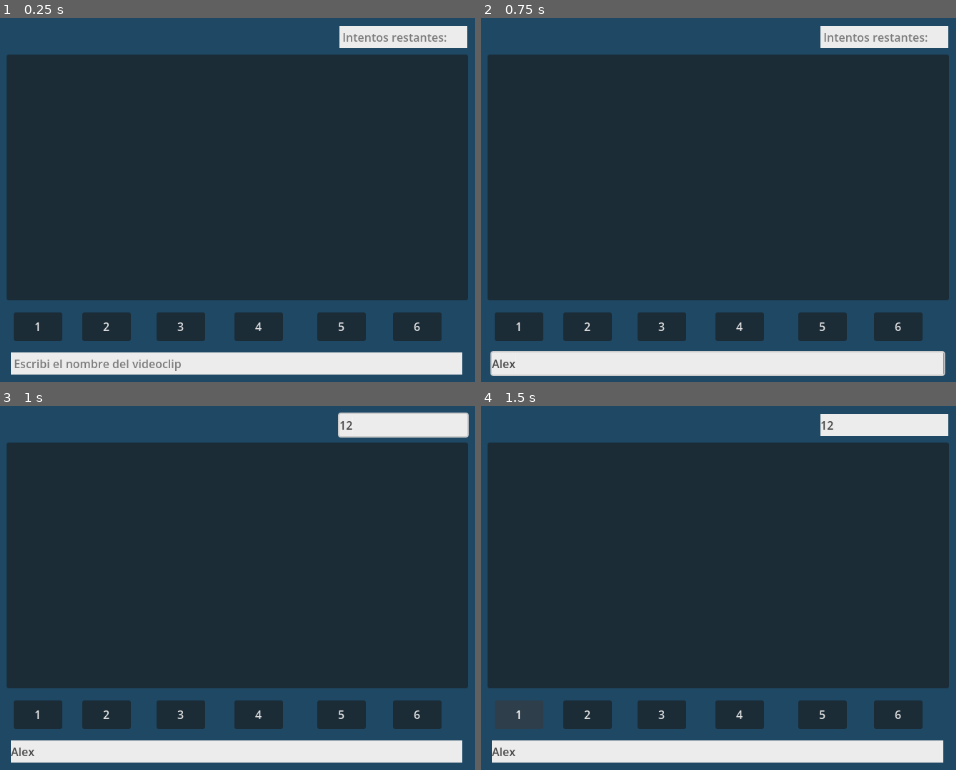
Above: before the commit, frames 1-4 (two rows, left to right).
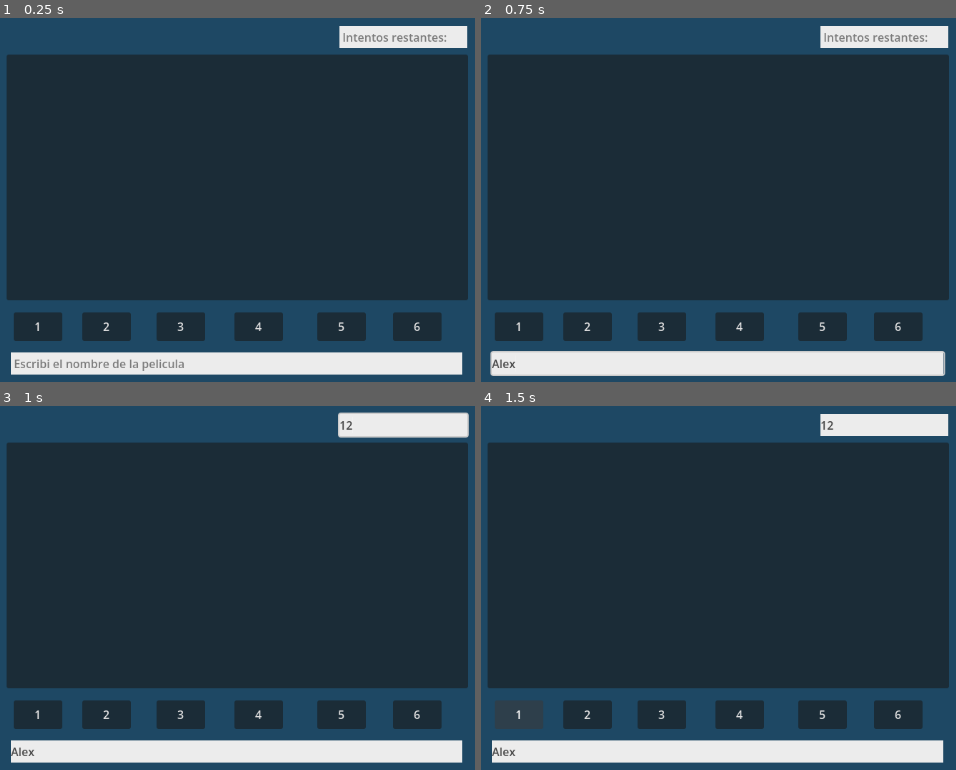
Above: after the commit, the same moments.

Repository: tobiaseugenio/SPOTLE-flores-lesertesseur-tedesco
Game: Godot game, scene res://scenes/framed.tscn
Same seed, same stepped clock (60 frames per second), same inputs: the game is played once before the commit and once after it. This scene is started directly instead of the project's main scene.
Inputs (mouse positions are in pixels of both pictures, inside the frame that each line leads up to):
- Up to frame 1 (0.25 s): no input
- Up to frame 2 (0.75 s): click (718, 363) at 0.52 s; type "Alex" at 0.6 s
- Up to frame 3 (1 s): click (403, 424) at 0.75 s; type "12" at 0.83 s
- Up to frame 4 (1.5 s): click "1" at 1.25 s

The runs differ from the first frame. In frame 1, 0.1% of the frame differs, in the area x 26-39%, y 93-97%; in frame 2, nothing differs; in frame 3, nothing differs; in frame 4, nothing differs.
Error after the commit: Parse Error: Identifier "FramesPelis" not declared in the current scope. (res://scripts/framed/framed.gd:10)

Commit message:
agrego frames a peliculas, arranco con menu del framed, agrego mas funciones al script del juego

Diff:
--- a/scenes/framed.tscn
+++ b/scenes/framed.tscn
@@ -1,4 +1,6 @@
 [gd_scene format=3 uid="uid://bipow4srf3mie"]
+
+[ext_resource type="Script" uid="uid://br87ce8m5423" path="res://scripts/framed/framed.gd" id="1_mvvce"]
 
 [sub_resource type="StyleBoxFlat" id="StyleBoxFlat_we1il"]
 bg_color = Color(0.118469216, 0.283576, 0.39316037, 1)
@@ -13,6 +15,7 @@
 anchor_bottom = 1.0
 grow_horizontal = 2
 grow_vertical = 2
+script = ExtResource("1_mvvce")
 
 [node name="Panel" type="Panel" parent="." unique_id=1946928680]
 layout_mode = 1
@@ -42,7 +45,20 @@
 theme_override_colors/font_placeholder_color = Color(0.1943489, 0.19434947, 0.19434908, 0.6)
 theme_override_colors/selection_color = Color(0.23753911, 0.23753914, 0.23753908, 1)
 theme_override_styles/normal = SubResource("StyleBoxFlat_mvvce")
-placeholder_text = " Escribi el nombre del videoclip"
+placeholder_text = " Escribi el nombre de la pelicula"
+
+[node name="ItemList" type="ItemList" parent="LineEscribir" unique_id=1830769085]
+visible = false
+layout_mode = 1
+anchors_preset = -1
+anchor_left = 0.5
+anchor_top = 1.5810001
+anchor_right = 0.5
+anchor_bottom = 1.5810001
+offset_left = -317.25
+offset_top = -20.011002
+offset_right = 321.75
+offset_bottom = 19.988998
 
 [node name="Intentos" type="LineEdit" parent="." unique_id=93930046]
 layout_mode = 0
@@ -135,3 +151,5 @@
 offset_right = 234.0
 offset_bottom = 20.103973
 text = "3"
+
+[connection signal="text_changed" from="LineEscribir" to="." method="_on_line_escribir_text_changed"]
--- a/scenes/framed/framesPelis.tscn
+++ /dev/null
@@ -1,3 +0,0 @@
-[gd_scene format=3 uid="uid://dqk4ejd4xgo3p"]
-
-[node name="Framed" type="Node2D" unique_id=1286535064]
--- /dev/null
+++ b/scenes/framed/menu.tscn
@@ -0,0 +1,76 @@
+[gd_scene format=3 uid="uid://c77grj324cvmn"]
+
+[ext_resource type="FontFile" uid="uid://buk5h8ju7cuha" path="res://ui/fonts/Gotham-Black.otf" id="1_45yir"]
+[ext_resource type="FontFile" uid="uid://l51kmrhpscdq" path="res://ui/fonts/GothamBook.ttf" id="2_wx8ly"]
+
+[sub_resource type="StyleBoxFlat" id="StyleBoxFlat_8t60v"]
+bg_color = Color(0.11764706, 0.28235295, 0.39215687, 1)
+
+[sub_resource type="StyleBoxFlat" id="StyleBoxFlat_6rjxu"]
+bg_color = Color(0.11764706, 0.84313726, 0.3764706, 1)
+border_width_left = 1
+border_width_top = 1
+border_width_right = 1
+border_width_bottom = 1
+border_color = Color(0, 0, 0, 1)
+corner_detail = 20
+
+[sub_resource type="StyleBoxFlat" id="StyleBoxFlat_mkrrm"]
+bg_color = Color(0, 0, 0, 1)
+
+[node name="Menu" type="Control" unique_id=1942626231]
+layout_mode = 3
+anchors_preset = 15
+anchor_right = 1.0
+anchor_bottom = 1.0
+grow_horizontal = 2
+grow_vertical = 2
+
+[node name="Panel" type="Panel" parent="." unique_id=958419944]
+layout_mode = 1
+anchors_preset = 15
+anchor_right = 1.0
+anchor_bottom = 1.0
+grow_horizontal = 2
+grow_vertical = 2
+theme_override_styles/panel = SubResource("StyleBoxFlat_8t60v")
+
+[node name="Label" type="Label" parent="." unique_id=1177915654]
+layout_mode = 0
+offset_left = -2.0
+offset_top = 208.0
+offset_right = 1150.0
+offset_bottom = 374.0
+theme_override_colors/font_color = Color(0, 0, 0, 1)
+theme_override_fonts/font = ExtResource("1_45yir")
+theme_override_font_sizes/font_size = 150
+text = "FRAMED"
+horizontal_alignment = 1
+
+[node name="ButtonStart" type="Button" parent="." unique_id=870002671]
+layout_mode = 1
+anchors_preset = 8
+anchor_left = 0.5
+anchor_top = 0.5
+anchor_right = 0.5
+anchor_bottom = 0.5
+offset_left = -117.0
+offset_top = 122.0
+offset_right = 76.0
+offset_bottom = 166.5
+grow_horizontal = 2
+grow_vertical = 2
+theme_override_colors/font_color = Color(0, 0, 0, 1)
+theme_override_colors/font_hover_color = Color(0.11764706, 0.84313726, 0.3764706, 1)
+theme_override_fonts/font = ExtResource("2_wx8ly")
+theme_override_font_sizes/font_size = 25
+theme_override_styles/normal = SubResource("StyleBoxFlat_6rjxu")
+theme_override_styles/hover = SubResource("StyleBoxFlat_mkrrm")
+text = "JUGAR"
+
+[node name="Panel2" type="Panel" parent="." unique_id=236156822]
+layout_mode = 0
+offset_left = 213.0
+offset_top = 215.0
+offset_right = 936.0
+offset_bottom = 373.0
--- /dev/null
+++ b/scripts/framed/framed.gd
@@ -0,0 +1,61 @@
+extends Control
+
+var pelicula_actual: Dictionary
+var frame_actual := 0
+
+func _ready():
+	nueva_partida()
+
+func nueva_partida():
+	pelicula_actual = FramesPelis.peliculas.pick_random()
+	frame_actual = 0
+	mostrar_frame()
+
+func mostrar_frame():
+	var ruta = pelicula_actual["frames"][frame_actual]
+	$TextureRect.texture = load(ruta)
+
+func revelar_siguiente():
+	if frame_actual < 5:
+		frame_actual += 1
+		mostrar_frame()
+	else:
+		juego_terminado(false)
+
+func validar_respuesta(texto: String):
+	var intento = texto.strip_edges().to_lower()
+	if intento in pelicula_actual["respuestas"]:
+		juego_terminado(true)
+	else:
+		revelar_siguiente()
+
+func juego_terminado(gano: bool):
+	if gano:
+		print("Ganaste!")
+	else:
+		print("Perdiste - era: ", pelicula_actual["titulo"])
+
+func _on_line_edit_text_changed(text):
+	actualizar_sugerencias(text)
+
+func actualizar_sugerencias(texto):
+	$ItemList.clear()
+
+	if texto == "":
+		$ItemList.visible = false
+		return
+	var hay_resultados := false
+
+	for peli in FramesPelis.peliculas:
+		if peli["titulo"].to_lower().contains(texto.to_lower()):
+			$ItemList.add_item(peli["titulo"])
+			hay_resultados = true
+	$ItemList.visible = hay_resultados
+
+func _on_item_list_item_clicked(index, at_position, mouse_button_index):
+	var titulo = $ItemList.get_item_text(index)
+	validar_respuesta(titulo)
+
+func _on_line_escribir_text_changed(texto: String) -> void:
+	$ItemList.visible = texto != ""
+	actualizar_sugerencias(texto)
--- a/scripts/framed/moviesframed.gd
+++ b/scripts/framed/moviesframed.gd
@@ -6,12 +6,12 @@
 		"anio": 1999,
 		"alternativas": ["matrix", "the matrix"],
 		"frames": [
-			"res://framed/movies/matrix/frame_1.webp",
-			"res://framed/movies/matrix/frame_2.webp",
-			"res://framed/movies/matrix/frame_3.webp",
-			"res://framed/movies/matrix/frame_4.webp",
-			"res://framed/movies/matrix/frame_5.webp",
-			"res://framed/movies/matrix/frame_6.webp",
+			"res://framed/fotos/matrix/frame1.png",
+			"res://framed/fotos/matrix/frame2.png",
+			"res://framed/fotos/matrix/frame3.png",
+			"res://framed/fotos/matrix/frame4.png",
+			"res://framed/fotos/matrix/frame5.png",
+			"res://framed/fotos/matrix/frame6.png",
 		]
 	},
 	{
@@ -20,12 +20,12 @@
 		"anio": 2010,
 		"alternativas": ["tangled", "enredados", "rapunzel"],
 		"frames": [
-			"res://framed/movies/tangled/frame_1.webp",
-			"res://framed/movies/tangled/frame_2.webp",
-			"res://framed/movies/tangled/frame_3.webp",
-			"res://framed/movies/tangled/frame_4.webp",
-			"res://framed/movies/tangled/frame_5.webp",
-			"res://framed/movies/tangled/frame_6.webp",
+			"res://framed/fotos/tangled/frame1.png",
+			"res://framed/fotos/tangled/frame2.png",
+			"res://framed/fotos/tangled/frame3.png",
+			"res://framed/fotos/tangled/frame4.png",
+			"res://framed/fotos/tangled/frame5.png",
+			"res://framed/fotos/tangled/frame6.png",
 		]
 	},
 	{
@@ -34,12 +34,12 @@
 		"anio": 1982,
 		"alternativas": ["et", "e.t", "extraterrestre"],
 		"frames": [
-			"res://framed/movies/et/frame_1.webp",
-			"res://framed/movies/et/frame_2.webp",
-			"res://framed/movies/et/frame_3.webp",
-			"res://framed/movies/et/frame_4.webp",
-			"res://framed/movies/et/frame_5.webp",
-			"res://framed/movies/et/frame_6.webp",
+			"res://framed/fotos/et/frame1.png",
+			"res://framed/fotos/et/frame2.png",
+			"res://framed/fotos/et/frame3.png",
+			"res://framed/fotos/et/frame4.png",
+			"res://framed/fotos/et/frame5.png",
+			"res://framed/fotos/et/frame6.png",
 		]
 	},
 	{
@@ -48,12 +48,12 @@
 		"anio": 1975,
 		"alternativas": ["tiburon", "jaws"],
 		"frames": [
-			"res://framed/movies/tiburon/frame_1.webp",
-			"res://framed/movies/tiburon/frame_2.webp",
-			"res://framed/movies/tiburon/frame_3.webp",
-			"res://framed/movies/tiburon/frame_4.webp",
-			"res://framed/movies/tiburon/frame_5.webp",
-			"res://framed/movies/tiburon/frame_6.webp",
+			"res://framed/fotos/tiburon/frame1.png",
+			"res://framed/fotos/tiburon/frame2.png",
+			"res://framed/fotos/tiburon/frame3.png",
+			"res://framed/fotos/tiburon/frame4.png",
+			"res://framed/fotos/tiburon/frame5.png",
+			"res://framed/fotos/tiburon/frame6.png",
 		]
 	},
 	{
@@ -62,12 +62,12 @@
 		"anio": 1972,
 		"alternativas": ["el padrino", "the godfather", "padrino"],
 		"frames": [
-			"res://framed/movies/el_padrino/frame_1.webp",
-			"res://framed/movies/el_padrino/frame_2.webp",
-			"res://framed/movies/el_padrino/frame_3.webp",
-			"res://framed/movies/el_padrino/frame_4.webp",
-			"res://framed/movies/el_padrino/frame_5.webp",
-			"res://framed/movies/el_padrino/frame_6.webp",
+			"res://framed/fotos/el_padrino/frame1.png",
+			"res://framed/fotos/el_padrino/frame2.png",
+			"res://framed/fotos/el_padrino/frame3.png",
+			"res://framed/fotos/el_padrino/frame4.png",
+			"res://framed/fotos/el_padrino/frame5.png",
+			"res://framed/fotos/el_padrino/frame6.png",
 		]
 	},
 	{
@@ -76,12 +76,12 @@
 		"anio": 1997,
 		"alternativas": ["titanic"],
 		"frames": [
-			"res://framed/movies/titanic/frame_1.webp",
-			"res://framed/movies/titanic/frame_2.webp",
-			"res://framed/movies/titanic/frame_3.webp",
-			"res://framed/movies/titanic/frame_4.webp",
-			"res://framed/movies/titanic/frame_5.webp",
-			"res://framed/movies/titanic/frame_6.webp",
+			"res://framed/fotos/titanic/frame1.png",
+			"res://framed/fotos/titanic/frame2.png",
+			"res://framed/fotos/titanic/frame3.png",
+			"res://framed/fotos/titanic/frame4.png",
+			"res://framed/fotos/titanic/frame5.png",
+			"res://framed/fotos/titanic/frame6.png",
 		]
 	},
 	{
@@ -90,12 +90,26 @@
 		"anio": 1994,
 		"alternativas": ["pulp fiction", "pulpfiction"],
 		"frames": [
-			"res://framed/movies/pulp_fiction/frame_1.webp",
-			"res://framed/movies/pulp_fiction/frame_2.webp",
-			"res://framed/movies/pulp_fiction/frame_3.webp",
-			"res://framed/movies/pulp_fiction/frame_4.webp",
-			"res://framed/movies/pulp_fiction/frame_5.webp",
-			"res://framed/movies/pulp_fiction/frame_6.webp",
+			"res://framed/fotos/pulp_fiction/frame1.png",
+			"res://framed/fotos/pulp_fiction/frame2.png",
+			"res://framed/fotos/pulp_fiction/frame3.png",
+			"res://framed/fotos/pulp_fiction/frame4.png",
+			"res://framed/fotos/pulp_fiction/frame5.png",
+			"res://framed/fotos/pulp_fiction/frame6.png",
+		]
+	},
+		{
+		"id": "Elemental",
+		"titulo": "Elemental",
+		"anio": 2023,
+		"alternativas": ["elemental","elementos"],
+		"frames": [
+			"res://framed/fotos/elemental/frame1.png",
+			"res://framed/fotos/elemental/frame2.png",
+			"res://framed/fotos/elemental/frame3.png",
+			"res://framed/fotos/elemental/frame4.png",
+			"res://framed/fotos/elemental/frame5.png",
+			"res://framed/fotos/elemental/frame6.png",
 		]
 	},
 ]
Binary file added: scenes/fotos/pulpfiction/frame1.png
Not shown, added: scenes/fotos/pulpfiction/frame1.png.import
Binary file added: scenes/fotos/pulpfiction/frame2.png
Not shown, added: scenes/fotos/pulpfiction/frame2.png.import
Binary file added: scenes/fotos/pulpfiction/frame3.png
Not shown, added: scenes/fotos/pulpfiction/frame3.png.import
Binary file added: scenes/fotos/pulpfiction/frame4.png
Not shown, added: scenes/fotos/pulpfiction/frame4.png.import
Binary file added: scenes/fotos/pulpfiction/frame5.png
Not shown, added: scenes/fotos/pulpfiction/frame5.png.import
Binary file added: scenes/fotos/pulpfiction/frame6.png
Not shown, added: scenes/fotos/pulpfiction/frame6.png.import
(and 1 more such lines)
